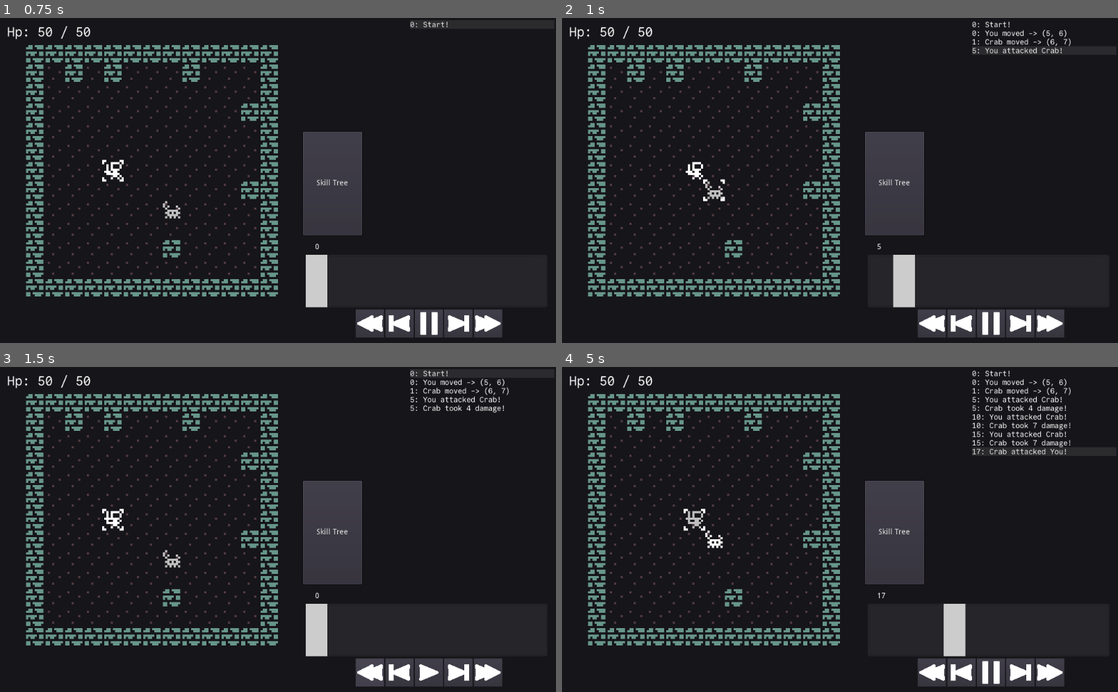
Above: before the commit, frames 1-4 (two rows, left to right).
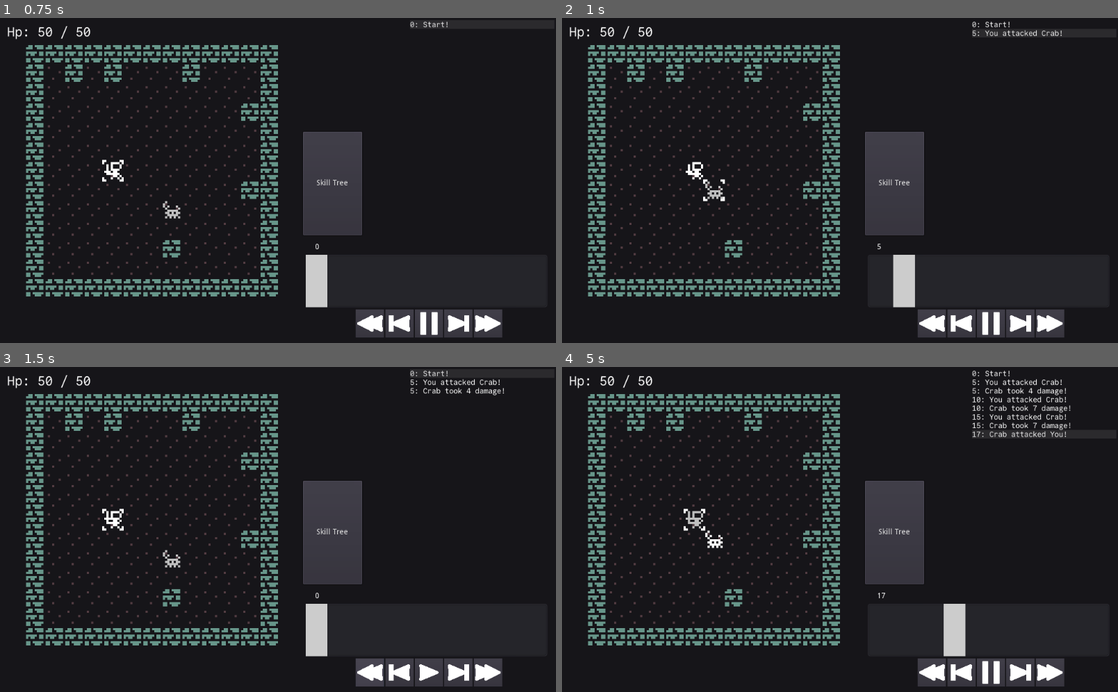
Above: after the commit, the same moments.

Repository: redxaxder/7DRL2024
Game: Godot game, scene res://main.tscn
Same seed, same stepped clock (60 frames per second), same inputs: the game is played once before the commit and once after it.
Inputs (mouse positions are in pixels of both pictures, inside the frame that each line leads up to):
- Up to frame 1 (0.75 s): click "GO" at 0.5 s
- Up to frame 2 (1 s): no input
- Up to frame 3 (1.5 s): click (372, 672) at 1.25 s
- Up to frame 4 (5 s): click (934, 672) at 2 s; click (990, 672) at 2.75 s; click (1017, 672) at 3.5 s; click (990, 672) at 4.25 s

Frame 1 is identical in both runs. In frame 2, 0.4% of the frame differs, in the area x 73-92%, y 3-12%; in frame 3, 0.5%; in frame 4, 1.0%, in the area x 73-92%, y 3-28%.

Commit message:
time is a float

Diff:
--- a/data/combat_model/CombatEntity.gd
+++ b/data/combat_model/CombatEntity.gd
@@ -20,7 +20,7 @@
 # stats that do
 var cur_hp: int
 var location: Vector2 # duplicated from driver
-var time_spent: int
+var time_spent: float
 
 func initialize(brawn: int, brains: int, guts: int, eyesight: int, footwork: int, hustle: int, _faction: int, moniker: String):
 	stats = StatBlock.new()
--- a/data/encounter/EncEvent.gd
+++ b/data/encounter/EncEvent.gd
@@ -1,14 +1,14 @@
 class_name EncEvent
 
 # constructors for events
-static func event_stub(timestamp:int , kind: int) -> EncounterEvent:
+static func event_stub(timestamp: float, kind: int) -> EncounterEvent:
 	var evt = EncounterEvent.new()
 	evt.set_script(preload("res://data/encounter/EncounterEvent.gd"))
 	evt.kind = kind
 	evt.timestamp = timestamp
 	return evt
 
-static func move_event(timestamp:int , actor: CombatEntity, move_to: Vector2) -> EncounterEvent:
+static func move_event(timestamp: float, actor: CombatEntity, move_to: Vector2) -> EncounterEvent:
 	var evt = EncounterEvent.new()
 	evt.set_script(preload("res://data/encounter/EncounterEvent.gd"))
 	evt.kind = EncounterEventKind.Kind.Move
@@ -18,7 +18,7 @@
 	evt.timestamp = timestamp
 	return evt
 
-static func attack_event(timestamp: int, actor: CombatEntity, target: CombatEntity, damage: int, is_crit: bool, element: int) -> EncounterEvent:
+static func attack_event(timestamp: float, actor: CombatEntity, target: CombatEntity, damage: int, is_crit: bool, element: int) -> EncounterEvent:
 	var evt = EncounterEvent.new()
 	evt.set_script(preload("res://data/encounter/EncounterEvent.gd"))
 	evt.kind = EncounterEventKind.Kind.Attack
@@ -32,7 +32,7 @@
 	evt.element = element
 	return evt
 
-static func miss_event(timestamp: int, actor: CombatEntity, target: CombatEntity) -> EncounterEvent:
+static func miss_event(timestamp: float, actor: CombatEntity, target: CombatEntity) -> EncounterEvent:
 	var evt = EncounterEvent.new()
 	evt.set_script(preload("res://data/encounter/EncounterEvent.gd"))
 	evt.kind = EncounterEventKind.Kind.Miss
@@ -43,7 +43,7 @@
 	evt.timestamp = timestamp
 	return evt
 
-static func death_event(timestamp: int, killer: CombatEntity, victim: CombatEntity) -> EncounterEvent:
+static func death_event(timestamp: float, killer: CombatEntity, victim: CombatEntity) -> EncounterEvent:
 	var evt = EncounterEvent.new()
 	evt.set_script(preload("res://data/encounter/EncounterEvent.gd"))
 	evt.kind = EncounterEventKind.Kind.Death
@@ -54,7 +54,7 @@
 	evt.timestamp = timestamp
 	return evt
 # EncEvent.stat_change_event
-static func stat_change_event(timestamp: int, source: CombatEntity, target: CombatEntity, stat: int, damage: int) -> EncounterEvent:
+static func stat_change_event(timestamp: float, source: CombatEntity, target: CombatEntity, stat: int, damage: int) -> EncounterEvent:
 	var evt = EncounterEvent.new()
 	evt.set_script(preload("res://data/encounter/EncounterEvent.gd"))
 	evt.kind = EncounterEventKind.Kind.StatChange
@@ -66,7 +66,7 @@
 	evt.damage = damage
 	evt.stat = stat
 	return evt
-static func damage_event(timestamp: int, source: CombatEntity, target: CombatEntity, damage: int, is_crit: bool, element: int) -> EncounterEvent:
+static func damage_event(timestamp: float, source: CombatEntity, target: CombatEntity, damage: int, is_crit: bool, element: int) -> EncounterEvent:
 	var evt = EncounterEvent.new()
 	evt.set_script(preload("res://data/encounter/EncounterEvent.gd"))
 	evt.kind = EncounterEventKind.Kind.Damage
@@ -80,7 +80,7 @@
 	evt.element = element
 	return evt
 
-static func bloodied_event(timestamp: int, source: CombatEntity, target: CombatEntity) -> EncounterEvent:
+static func bloodied_event(timestamp: float, source: CombatEntity, target: CombatEntity) -> EncounterEvent:
 	var evt = EncounterEvent.new()
 	evt.set_script(preload("res://data/encounter/EncounterEvent.gd"))
 	evt.kind = EncounterEventKind.Kind.Bloodied
@@ -91,7 +91,7 @@
 	evt.timestamp = timestamp
 	return evt
 
-static func ability_event(timestamp: int, actor: CombatEntity, ability: Ability, target: Vector2, element: int) -> EncounterEvent:
+static func ability_event(timestamp: float, actor: CombatEntity, ability: Ability, target: Vector2, element: int) -> EncounterEvent:
 	var evt = EncounterEvent.new()
 	evt.set_script(preload("res://data/encounter/EncounterEvent.gd"))
 	evt.kind = EncounterEventKind.Kind.AbilityActivation
@@ -105,7 +105,7 @@
 	evt.displayed_radius = ability.radius(actor.stats)
 	return evt
 
-static func reaction_event(timestamp: int, actor: CombatEntity, ability: Ability, target: CombatEntity, target_location: Vector2) -> EncounterEvent:
+static func reaction_event(timestamp: float, actor: CombatEntity, ability: Ability, target: CombatEntity, target_location: Vector2) -> EncounterEvent:
 	var evt = EncounterEvent.new()
 	evt.set_script(preload("res://data/encounter/EncounterEvent.gd"))
 	evt.kind = EncounterEventKind.Kind.PrepareReaction
--- a/data/encounter/EncounterCore.gd
+++ b/data/encounter/EncounterCore.gd
@@ -50,7 +50,7 @@
 
 	return result
 
-static func use_ability(actor: CombatEntity, target: Vector2, ability: Ability, timestamp: int) -> Array: # [ EncounterEvent ]
+static func use_ability(actor: CombatEntity, target: Vector2, ability: Ability, timestamp: float) -> Array: # [ EncounterEvent ]
 	if !actor.can_use_ability(ability, timestamp): return []
 	return [EncEvent.ability_event(timestamp, actor, ability, target, ability.effect.element)]
 
@@ -88,7 +88,7 @@
 				events.append(EncEvent.stat_change_event(event.timestamp, source, target, ability.effect.mod_stat, power))
 	return events
 
-static func trigger_reaction(timestamp: int, state: EncounterState, event: EncounterEvent, reactor: CombatEntity, reaction: Ability) -> Array:
+static func trigger_reaction(timestamp: float, state: EncounterState, event: EncounterEvent, reactor: CombatEntity, reaction: Ability) -> Array:
 	assert(reaction.activation.trigger == SkillsCore.Trigger.Automatic)
 	if event.kind == EncounterEventKind.Kind.Death:
 		pass
--- a/data/encounter/EncounterEvent.gd
+++ b/data/encounter/EncounterEvent.gd
@@ -19,7 +19,7 @@
 
 var target_location: Vector2 = Vector2(-99999,-99999)
 
-var timestamp: int = -99999
+var timestamp: float = -99999
 
 var ability: Ability
 var displayed_radius: int = -9999 #
--- a/main.tscn
+++ b/main.tscn
@@ -23,6 +23,7 @@
 
 [node name="main" type="Node2D"]
 script = ExtResource( 1 )
+show_extra_history = false
 
 [node name="history_view" parent="." instance=ExtResource( 2 )]
 unique_name_in_owner = true
--- a/playback/ViewHistory.gd
+++ b/playback/ViewHistory.gd
@@ -219,7 +219,8 @@
 # warning-ignore:narrowing_conversion
 	var current_event = history.get_event(index)
 	var time = 0
-	if current_event: time = current_event.timestamp
+	if current_event:
+		time = int(current_event.timestamp)
 	get_node("%timestamp").text = "%d" % time
 	var progressbar = get_node("%progress_bar")
 	progressbar.value = index
